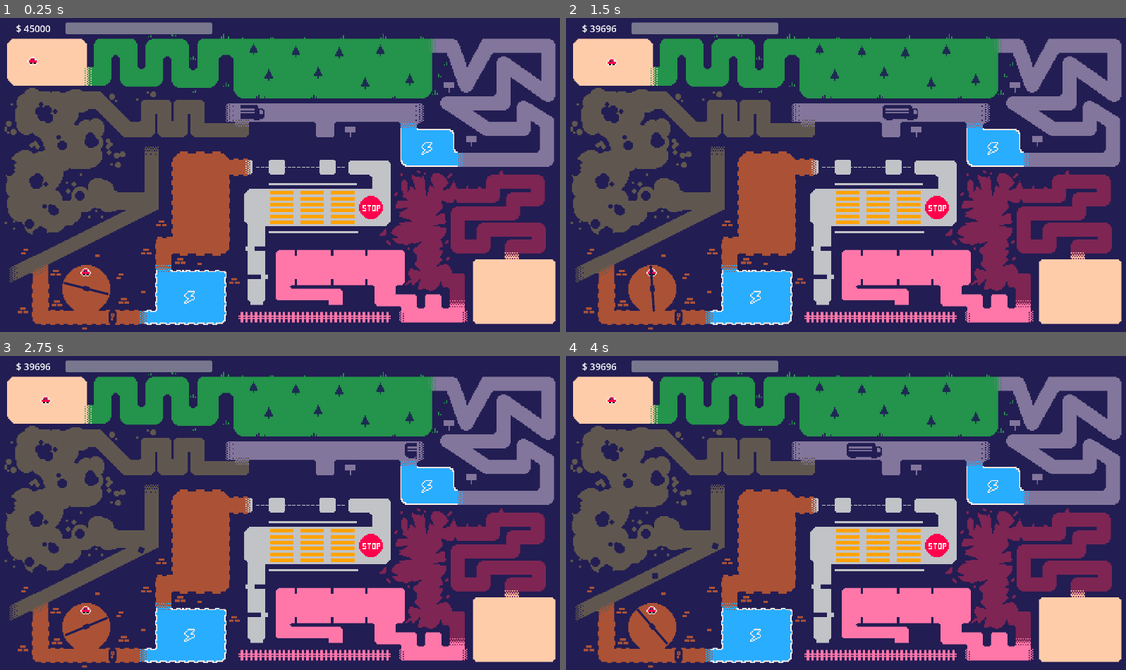
Above: before the commit, frames 1-4 (two rows, left to right).
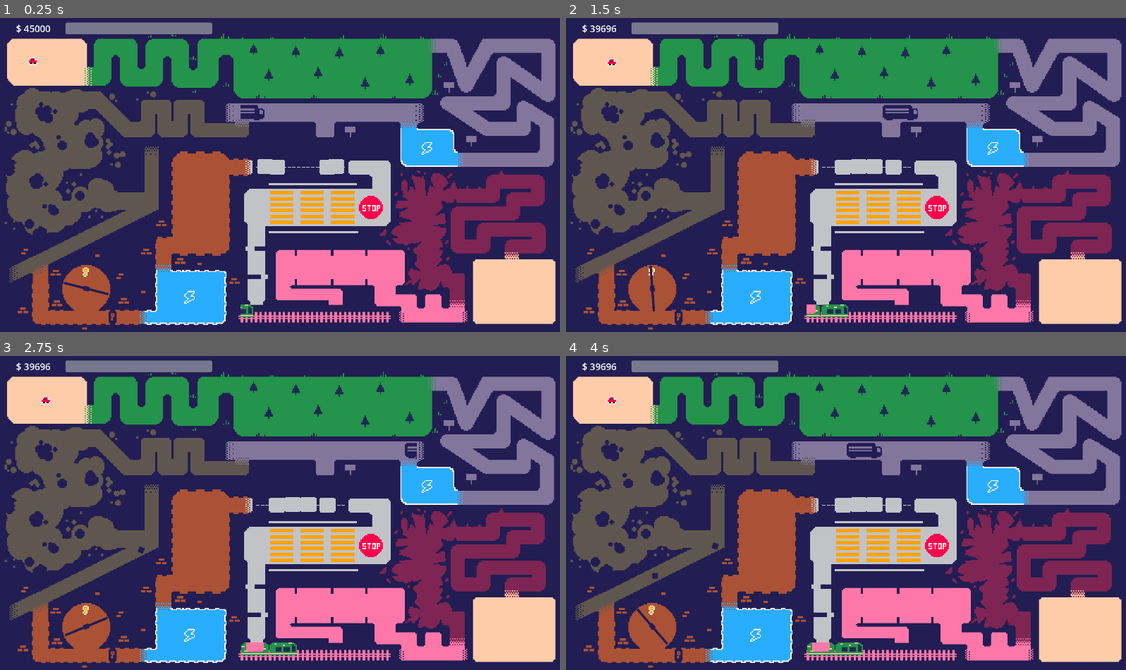
Above: after the commit, the same moments.

Repository: VeryKoolGames/En_toute_circonstance
Game: Godot game, scene res://Scenes/main.tscn
The game is run twice, just before and just after one commit, with the same random seed, the same clock (stepped at 60 frames per second) and the same inputs.
Inputs (mouse positions are in pixels of both pictures, inside the frame that each line leads up to):
- Up to frame 1 (0.25 s): no input
- Up to frame 2 (1.5 s): move the mouse to (599, 61) at 0.52 s; press the mouse at (599, 61) at 0.53 s; move the mouse to (734, 190) at 1.27 s; release the mouse at (734, 190) at 1.28 s; click (734, 190) at 1.35 s
- Up to frame 3 (2.75 s): move the mouse to (336, 440) at 2.02 s; press the mouse at (336, 440) at 2.03 s
- Up to frame 4 (4 s): move the mouse to (818, 575) at 2.77 s; release the mouse at (818, 575) at 2.78 s; click (818, 575) at 2.85 s; move the mouse to (1019, 560) at 3.52 s; press the mouse at (1019, 560) at 3.53 s

The runs differ from the first frame. In frame 1, 0.3% of the frame differs, in the area x 14-62%, y 44-96%; in frame 2, 0.5%; in frame 3, 0.6%, in the area x 14-57%, y 44-96%; in frame 4, 0.6%.

Commit message:
plateformes and bam

Diff:
--- a/Scenes/level.tscn
+++ b/Scenes/level.tscn
@@ -1,10 +1,9 @@
-[gd_scene load_steps=17 format=3 uid="uid://dldcwmwe2e68s"]
+[gd_scene load_steps=20 format=3 uid="uid://dldcwmwe2e68s"]
 
 [ext_resource type="Texture2D" uid="uid://bm6glbku8y7vv" path="res://Sprites/LEVEL.png" id="1_tumq0"]
 [ext_resource type="PackedScene" uid="uid://bm1xyqs8ygm5s" path="res://Scenes/tree.tscn" id="2_k5f4k"]
 [ext_resource type="PackedScene" uid="uid://bf85dy7wvxatq" path="res://Scenes/chargin_zone.tscn" id="3_6phgx"]
 [ext_resource type="PackedScene" uid="uid://dvnlk3yoqhkr6" path="res://Scenes/truck.tscn" id="4_0f350"]
-[ext_resource type="Texture2D" uid="uid://do47sdvabelch" path="res://Sprites/Car.png" id="5_0f350"]
 [ext_resource type="Script" uid="uid://fmvq1awl4bhh" path="res://Scripts/rock_spawner.gd" id="6_8c0lf"]
 [ext_resource type="PackedScene" uid="uid://c4gx5skpixj84" path="res://Scenes/rock.tscn" id="7_754fn"]
 [ext_resource type="Texture2D" uid="uid://45e831gadbji" path="res://Sprites/porte.png" id="7_bvt00"]
@@ -12,6 +11,9 @@
 [ext_resource type="Texture2D" uid="uid://bkuhqgkaa1cdu" path="res://Sprites/Turbine1.png" id="9_qxfql"]
 [ext_resource type="Script" uid="uid://cqoo6850gcfqh" path="res://Scripts/kill_player.gd" id="10_oqgf2"]
 [ext_resource type="Script" uid="uid://rnvrcuq05h03" path="res://Scripts/key.gd" id="11_ha31o"]
+[ext_resource type="Texture2D" uid="uid://tjdif8xrxykt" path="res://Sprites/clef.png" id="11_pa6b8"]
+[ext_resource type="PackedScene" uid="uid://b6xexbvafpety" path="res://Scenes/plateforme.tscn" id="13_pa6b8"]
+[ext_resource type="PackedScene" uid="uid://delyuydsqyaqt" path="res://Scenes/train.tscn" id="14_crh0w"]
 
 [sub_resource type="SegmentShape2D" id="SegmentShape2D_0f350"]
 a = Vector2(12, -9)
@@ -25,6 +27,9 @@
 
 [sub_resource type="RectangleShape2D" id="RectangleShape2D_pa6b8"]
 size = Vector2(8, 13)
+
+[sub_resource type="RectangleShape2D" id="RectangleShape2D_nngtn"]
+size = Vector2(4, 6)
 
 [node name="Level" type="Node2D"]
 
@@ -119,18 +124,18 @@
 [node name="Key" type="Node2D" parent="PartFour" node_paths=PackedStringArray("door")]
 position = Vector2(0, -38)
 script = ExtResource("11_ha31o")
-door = NodePath("../Door/Door")
+door = NodePath("../DoorView/Door")
 metadata/_edit_group_ = true
 
 [node name="Sprite2D" type="Sprite2D" parent="PartFour/Key"]
-texture = ExtResource("5_0f350")
+texture = ExtResource("11_pa6b8")
 
 [node name="Area2D" type="Area2D" parent="PartFour/Key"]
 
 [node name="CollisionShape2D" type="CollisionShape2D" parent="PartFour/Key/Area2D"]
 shape = SubResource("CircleShape2D_qxfql")
 
-[node name="Door" type="Control" parent="PartFour"]
+[node name="DoorView" type="Control" parent="PartFour"]
 clip_contents = true
 layout_mode = 3
 anchors_preset = 0
@@ -138,22 +143,67 @@
 offset_right = 46.0
 offset_bottom = 7.0
 
-[node name="Door" type="Node2D" parent="PartFour/Door"]
+[node name="Door" type="Node2D" parent="PartFour/DoorView"]
 position = Vector2(23, 0.5)
 
-[node name="DoorSprite" type="Sprite2D" parent="PartFour/Door/Door"]
+[node name="DoorSprite" type="Sprite2D" parent="PartFour/DoorView/Door"]
 process_mode = 3
 position = Vector2(0, 8)
 texture = ExtResource("7_bvt00")
 
-[node name="Area2D" type="Area2D" parent="PartFour/Door/Door"]
-
-[node name="CollisionShape2D" type="CollisionShape2D" parent="PartFour/Door/Door/Area2D"]
+[node name="Area2D" type="Area2D" parent="PartFour/DoorView/Door"]
+
+[node name="CollisionShape2D" type="CollisionShape2D" parent="PartFour/DoorView/Door/Area2D"]
 position = Vector2(0, 8)
 shape = SubResource("RectangleShape2D_pa6b8")
 
 [node name="PartFive" type="Node2D" parent="."]
 position = Vector2(-69, 27)
 
+[node name="PartSix" type="Node2D" parent="."]
+
+[node name="Plateforme" parent="PartSix" instance=ExtResource("13_pa6b8")]
+position = Vector2(-19, -6)
+
+[node name="Plateforme2" parent="PartSix" instance=ExtResource("13_pa6b8")]
+position = Vector2(51, -6)
+move_left = true
+
+[node name="PartSeven" type="Node2D" parent="."]
+position = Vector2(76, 30)
+
+[node name="PartEight" type="Node2D" parent="."]
+position = Vector2(-22, 106)
+
+[node name="TrainView" type="Control" parent="PartEight"]
+clip_contents = true
+layout_mode = 3
+anchors_preset = 0
+offset_left = -13.0
+offset_top = 4.0
+offset_right = 115.0
+offset_bottom = 21.0
+
+[node name="Train" parent="PartEight/TrainView" instance=ExtResource("14_crh0w")]
+position = Vector2(-18, 7)
+
+[node name="TrainStops" type="Node2D" parent="PartEight"]
+
+[node name="TrainStopOne" type="Node2D" parent="PartEight/TrainStops"]
+position = Vector2(0, 12)
+
+[node name="Area2D" type="Area2D" parent="PartEight/TrainStops/TrainStopOne" groups=["train_stop"]]
+
+[node name="CollisionShape2D" type="CollisionShape2D" parent="PartEight/TrainStops/TrainStopOne/Area2D"]
+shape = SubResource("RectangleShape2D_nngtn")
+
+[node name="TrainStopTwo" type="Node2D" parent="PartEight/TrainStops"]
+position = Vector2(68, 12)
+
+[node name="Area2D" type="Area2D" parent="PartEight/TrainStops/TrainStopTwo" groups=["train_stop"]]
+
+[node name="CollisionShape2D" type="CollisionShape2D" parent="PartEight/TrainStops/TrainStopTwo/Area2D"]
+shape = SubResource("RectangleShape2D_nngtn")
+
 [connection signal="area_entered" from="PartFour/RotatingTurbine/Area2D" to="PartFour/RotatingTurbine/PlayerCollision" method="_on_area_2d_area_entered"]
 [connection signal="area_entered" from="PartFour/Key/Area2D" to="PartFour/Key" method="_on_area_2d_area_entered"]
--- /dev/null
+++ b/Scenes/plateforme.tscn
@@ -0,0 +1,23 @@
+[gd_scene load_steps=4 format=3 uid="uid://b6xexbvafpety"]
+
+[ext_resource type="Script" uid="uid://btefkpmtubynp" path="res://Scenes/plateforme_movement.gd" id="1_5be8k"]
+[ext_resource type="Texture2D" uid="uid://ofws4i2jme7x" path="res://Sprites/Plateforme.png" id="2_0omul"]
+
+[sub_resource type="RectangleShape2D" id="RectangleShape2D_5be8k"]
+size = Vector2(14, 12)
+
+[node name="Plateforme" type="Node2D"]
+script = ExtResource("1_5be8k")
+
+[node name="Sprite2D" type="Sprite2D" parent="."]
+texture = ExtResource("2_0omul")
+
+[node name="Area2D" type="Area2D" parent="."]
+
+[node name="CollisionShape2D" type="CollisionShape2D" parent="Area2D"]
+shape = SubResource("RectangleShape2D_5be8k")
+
+[node name="RayCast2D" type="RayCast2D" parent="."]
+target_position = Vector2(8, 0)
+collide_with_areas = true
+collide_with_bodies = false
--- /dev/null
+++ b/Scenes/plateforme_movement.gd
@@ -0,0 +1,32 @@
+extends Node2D
+
+@onready var raycast: RayCast2D = $RayCast2D
+@export var speed := 20
+@export var move_left: bool
+var is_stopped: bool
+var spawn_position: Vector2
+
+func _ready() -> void:
+	$Area2D.add_to_group("plateforme")
+	if move_left:
+		raycast.target_position.x = -raycast.target_position.x
+		speed *= -1
+	spawn_position = position
+
+func _physics_process(delta: float) -> void:
+	position.x += delta * speed
+	var collider = raycast.get_collider()
+	if collider is Node and collider.is_in_group("plateforme") and not is_stopped:
+		_switch_direction()
+	elif position == spawn_position and not is_stopped:
+		_switch_direction()
+
+func _switch_direction():
+	raycast.target_position.x = -raycast.target_position.x
+	is_stopped = true
+	var old_speed: int = speed
+	speed = 0
+	await get_tree().create_timer(3).timeout
+	is_stopped = false
+	speed = old_speed
+	speed *= -1
--- a/Scenes/player.tscn
+++ b/Scenes/player.tscn
@@ -26,3 +26,5 @@
 shape = SubResource("CircleShape2D_cvnsp")
 
 [connection signal="input_event" from="MouseArea" to="." method="_on_area_2d_input_event"]
+[connection signal="area_entered" from="Area2D" to="." method="_on_area_2d_area_entered"]
+[connection signal="area_exited" from="Area2D" to="." method="_on_area_2d_area_exited"]
--- /dev/null
+++ b/Scenes/train.tscn
@@ -0,0 +1,35 @@
+[gd_scene load_steps=5 format=3 uid="uid://delyuydsqyaqt"]
+
+[ext_resource type="Script" uid="uid://ggjv02ax5b15" path="res://Scenes/train_manager.gd" id="1_nxpru"]
+[ext_resource type="Texture2D" uid="uid://djkgabfulwb1h" path="res://Sprites/BAM.png" id="2_0hk28"]
+
+[sub_resource type="RectangleShape2D" id="RectangleShape2D_c7le1"]
+
+[sub_resource type="RectangleShape2D" id="RectangleShape2D_2klc5"]
+size = Vector2(2.5, 5)
+
+[node name="Train" type="Node2D"]
+script = ExtResource("1_nxpru")
+
+[node name="Sprite2D" type="Sprite2D" parent="."]
+texture = ExtResource("2_0hk28")
+
+[node name="Area2D" type="Area2D" parent="."]
+position = Vector2(-12, 0)
+
+[node name="CollisionShape2D" type="CollisionShape2D" parent="Area2D"]
+shape = SubResource("RectangleShape2D_c7le1")
+
+[node name="Timer" type="Timer" parent="."]
+wait_time = 20.0
+
+[node name="StopDectector" type="Node2D" parent="."]
+position = Vector2(-12, 0)
+
+[node name="Area2D" type="Area2D" parent="StopDectector"]
+
+[node name="CollisionShape2D" type="CollisionShape2D" parent="StopDectector/Area2D"]
+position = Vector2(8, -1)
+shape = SubResource("RectangleShape2D_2klc5")
+
+[connection signal="area_entered" from="StopDectector/Area2D" to="." method="_on_area_2d_area_entered"]
--- /dev/null
+++ b/Scenes/train_manager.gd
@@ -0,0 +1,36 @@
+extends Node2D
+
+@onready var timer: Timer = $Timer
+var spawn_position: Vector2
+var train_speed: int = 20
+var base_train_speed: int
+
+func _ready() -> void:
+	base_train_speed = train_speed
+	spawn_position = position
+	$Area2D.add_to_group("plateforme")
+	timer.timeout.connect(_reset_position)
+	timer.start()
+
+func _physics_process(delta: float) -> void:
+	position.x += train_speed * delta
+
+func _reset_position() -> void:
+	position = spawn_position
+	timer.start()
+
+
+func _on_area_2d_area_entered(area: Area2D) -> void:
+	if area.is_in_group("train_stop"):
+		_slow_down_train()
+
+
+func _slow_down_train() -> void:
+	var tween = create_tween()
+	tween.tween_property(self, "train_speed", 0, 1.0).set_trans(Tween.TRANS_LINEAR).set_ease(Tween.EASE_OUT)
+	tween.tween_interval(2.0)
+	tween.tween_callback(_restart_train)
+
+func _restart_train() -> void:
+	var tween = create_tween()
+	tween.tween_property(self, "train_speed", base_train_speed, 3.0).set_trans(Tween.TRANS_LINEAR).set_ease(Tween.EASE_OUT)
--- a/Scripts/player.gd
+++ b/Scripts/player.gd
@@ -6,13 +6,18 @@
 var background_color := Color(0.1333, 0.1137, 0.3255, 1.0)
 var spawn_position: Vector2
 
+# PLATEFORM LOGIC
+
+var is_player_safe: bool
+var plateform_count: int
+
 func _ready() -> void:
 	$Area2D.add_to_group("player")
 	spawn_position = global_position
 	_get_level_image_info()
 	Events.on_player_died.connect(on_player_death)
 
-func _get_level_image_info():
+func _get_level_image_info() -> void:
 	var tex = preload("res://Sprites/LEVEL.png") as CompressedTexture2D
 	level_image = tex.get_image()
 	level_origin = %Level.global_position - tex.get_size() / 2
@@ -23,7 +28,7 @@
 
 	var pixel_color = level_image.get_pixelv(image_pos)
 	if is_inside_image(image_pos):
-		if is_on_death_color(pixel_color):
+		if is_on_death_color(pixel_color) and not is_player_safe:
 			Events.on_player_died.emit()
 		if should_follow_mouse:
 			global_position = get_global_mouse_position()
@@ -35,17 +40,29 @@
 	if event.is_action_pressed("mouse_pressed"):
 		should_follow_mouse = true
 
-func maze_image_size_to_pixel(world_pos: Vector2) -> Vector2i:
-	return Vector2i(world_pos.round())
-
 func is_on_death_color(color: Color, tolerance := 0.05) -> bool:
 	return abs(color.r - background_color.r) <= tolerance and \
 		   abs(color.g - background_color.g) <= tolerance and \
 		   abs(color.b - background_color.b) <= tolerance
 
-func on_player_death():
+func on_player_death() -> void:
 	should_follow_mouse = false
 	global_position = spawn_position
 
 func set_respawn_point(new_pos: Vector2) -> void:
 	spawn_position = new_pos
+
+
+# PLATEFORME LOGIC
+
+func _on_area_2d_area_entered(area: Area2D) -> void:
+	if area.is_in_group("plateforme"):
+		is_player_safe = true
+		plateform_count += 1
+
+
+func _on_area_2d_area_exited(area: Area2D) -> void:
+	if area.is_in_group("plateforme"):
+		if plateform_count == 0:
+			is_player_safe = false
+		plateform_count -= 1
Not shown, added: Scenes/plateforme_movement.gd.uid
Not shown, added: Scenes/train_manager.gd.uid
